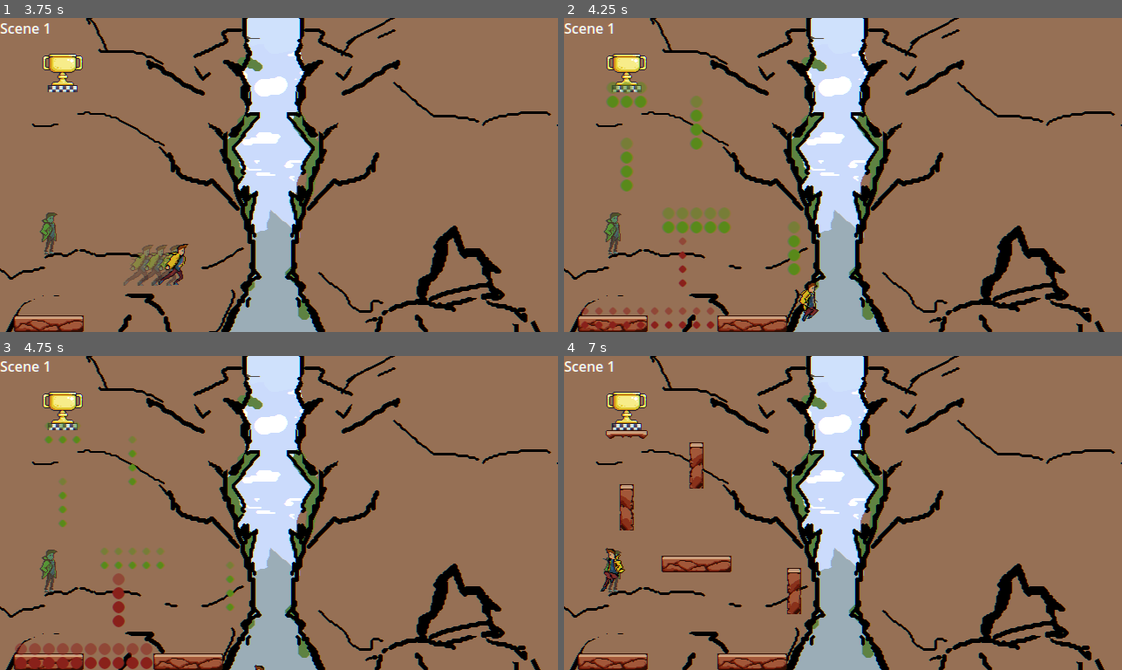
Above: before the commit, frames 1-4 (two rows, left to right).
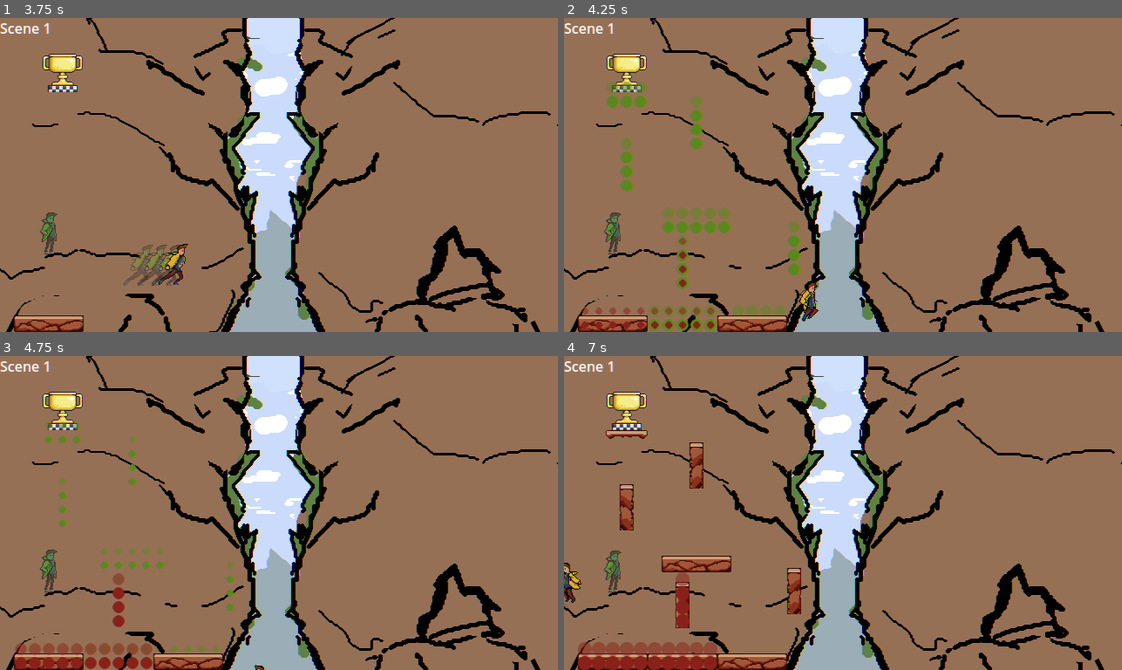
Above: after the commit, the same moments.

Repository: DeVelox/Niro
Game: Godot game, scene res://main.tscn
Two runs of this game, one before a commit and one after it. Both use one fixed random seed, a clock stepped at 60 frames per second and the inputs below.
Inputs:
- Up to frame 1 (3.75 s): hold D (right) 0.53-2.03 s; tap Shift (dash) at 0.6, 2.1, 3.6 s; tap Space (jump) at 0.77, 1.52, 3.02 s; tap F (interact) at 1.35, 2.85 s; tap Enter at 2 s; hold A (left) 2.03-2.78 s; hold D (right) from 2.78 s (still down)
- Up to frame 2 (4.25 s): keep holding D (right); tap Space (jump) at 3.77 s
- Up to frame 3 (4.75 s): release D (right) at 4.28 s; hold A (left) from 4.28 s (still down); tap F (interact) at 4.35 s; tap Space (jump) at 4.52 s
- Up to frame 4 (7 s): release A (left) at 5.03 s; hold D (right) 5.03-5.78 s; tap Shift (dash) at 5.1, 6.6 s; hold A (left) from 5.78 s (still down); tap F (interact) at 5.85 s; tap Space (jump) at 6.02, 6.77 s

Frame 1 is identical in both runs. In frame 2, 0.9% of the frame differs, in the area x 15-40%, y 69-100%; in frame 3, less than 0.1%; in frame 4, 2.8%, in the area x 0-28%, y 61-100%.

Commit message:
Update legs1.tscn

Diff:
--- a/levels/tutorial/legs1.tscn
+++ b/levels/tutorial/legs1.tscn
@@ -33,7 +33,7 @@
 layer_1/tile_data = PackedInt32Array(-131071, 524290, 8, -65535, 524290, 9, -131070, 589826, 8, -65534, 589826, 9, -131069, 655362, 8, -65533, 655362, 9, -131068, 720898, 8, -65532, 720898, 9, -131067, 786434, 8, -65531, 786434, 9)
 layer_3/tile_data = PackedInt32Array(-131071, 1, 262144, -131070, 1, 262144, -131069, 1, 262144, -131068, 1, 262144, -131067, 1, 262144)
 next = NodePath("../Scene2")
-delay = 5.0
+delay = 1.0
 
 [node name="Scene2" parent="." node_paths=PackedStringArray("prev", "next") instance=ExtResource("3_s1u40")]
 position = Vector2(0.000106812, 360)
